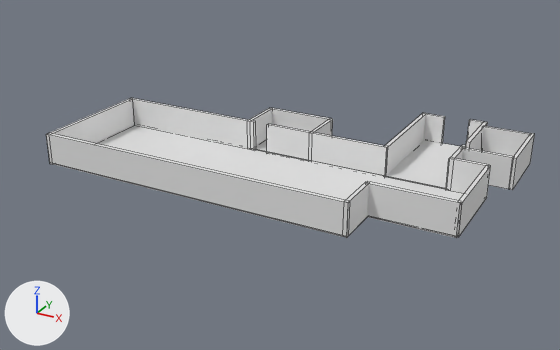
An edit to the Blender file assets/3D/blend/plattegrond.blend, drawn before and after from the same camera.
The view is the same before and after, from a 50 mm lens placed at (38.7, -77.1, 38.4), pointed at (-4.4, 1.3, -0.8). Lighting does not change. The marker at lower left points along +X, +Y and +Z. Mesh edges are drawn as thin lines.

The scene before the commit, as lines of its bpy script (objects in view):
```python
me_cube_007 = bpy.data.meshes.new('Cube.007')
me_cube_007.from_pydata(...)  # a box spanning x -119.8..-52.1, y 16.1..16.3, z -1.0..1.0
me_cube_007.materials.append(mat_material_004)  # white #e7e7e7
# before: 0 (-119.8, 16.3, -1.0) at pixel (49, 163), 2 (-119.8, 16.3, 1.0) at pixel (46, 134), 3 (-119.8, 16.1, -1.0) at pixel (52, 164), 5 (-119.8, 16.1, 1.0) at pixel (49, 134)
me_cube_008 = bpy.data.meshes.new('Cube.008')
me_cube_008.from_pydata(...)  # a box spanning x -119.83..-117.78, y 2.87..16.28, z -0.99..1.01
me_cube_008.materials.append(mat_material_004)  # white #e7e7e7
me_cube_011 = bpy.data.meshes.new('Cube.011')
me_cube_011.from_pydata(...)  # a box spanning x -97.85..-95.85, y -0.38..2.98, z -0.97..1.03
me_cube_011.materials.append(mat_material_004)  # white #e7e7e7
me_cube_012 = bpy.data.meshes.new('Cube.012')
me_cube_012.from_pydata(...)  # a box spanning x -119.5..-96.5, y 2.9..3.0, z -1.0..1.0
me_cube_012.materials.append(mat_material_004)  # white #e7e7e7
# before: 0 (-119.5, 3.0, -1.0) at pixel (342, 235), 2 (-119.5, 3.0, 1.0) at pixel (344, 201), 3 (-119.5, 2.9, -1.0) at pixel (347, 237), 5 (-119.5, 2.9, 1.0) at pixel (348, 202)
ob_cube_007 = bpy.data.objects.new('Cube.007', me_cube_007)
ob_cube_007.location = (19.2, 18.23, 1.86)
ob_cube_007.rotation_euler = (0.0, 0.0, 1.571)  # degrees (0, 0, 90)
ob_cube_007.scale = (0.245, 3.09, 2.0)
ob_cube_008 = bpy.data.objects.new('Cube.008', me_cube_008)
ob_cube_008.location = (19.2, 18.23, 1.86)
ob_cube_008.rotation_euler = (0.0, 0.0, 1.571)  # degrees (0, 0, 90)
ob_cube_008.scale = (0.245, 3.09, 2.0)
ob_cube_011 = bpy.data.objects.new('Cube.011', me_cube_011)
ob_cube_011.location = (19.2, 18.23, 1.86)
ob_cube_011.rotation_euler = (0.0, 0.0, 1.571)  # degrees (0, 0, 90)
ob_cube_011.scale = (0.245, 3.09, 2.0)
ob_cube_012 = bpy.data.objects.new('Cube.012', me_cube_012)
ob_cube_012.location = (19.2, 18.23, 1.86)
ob_cube_012.rotation_euler = (0.0, 0.0, 1.571)  # degrees (0, 0, 90)
ob_cube_012.scale = (0.245, 3.09, 2.0)
# also in view: 'Cube.015' at (-6.9, 11.3, 1.8); 'Cube.013' at (-20.8, 5.5, 1.9); 'Cube.024' at (9.1, 19.7, 1.7); 'Cube.002' at (-5.2, 0.0, 0.0); 'Cube.019' at (19.2, 18.2, 1.9)
```
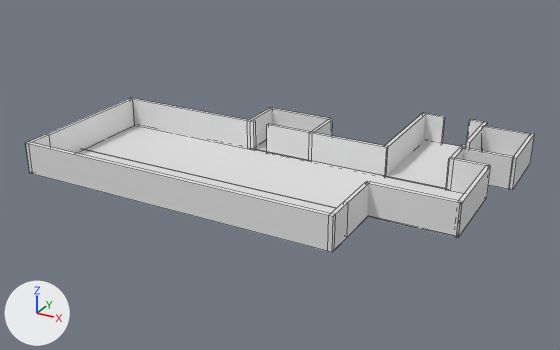
Pixel boxes [x1, y1, x2, y2] of what changed, in the pictures (560 x 350 px):
'Cube.008', moved
    before: [48, 133, 350, 238]
    after: [26, 142, 335, 252]
'Cube.007', reshaped
    before: [46, 98, 134, 164]
    after: [29, 98, 134, 153]
'Cube.012', reshaped (58% wider, 28% taller)
    before: [344, 182, 369, 234]
    after: [329, 182, 369, 249]
part 1 of me_cube_007, built on
    before: [46, 134, 53, 164]
    after: [29, 134, 50, 147]
part 2 of me_cube_012, built on
    after: [329, 201, 348, 249]
'Cube.003', unchanged, uncovered by the edit
    before: [347, 216, 368, 237]
    after: [75, 149, 368, 250]

What changed in the scene script:
```text
Change me_cube_007:
    where me_cube_007.from_pydata(...)  # 8 vertices, 6 faces; spans x -119.8..-52.1, y 16.1..16.3, z -1.0..1.0
    used by ob_cube_007; location = (19.2, 18.23, 1.86); rotation_euler = (0.0, 0.0, 1.571), in degrees (0, 0, 90); scale = (0.245, 3.09, 2.0)
    verts and faces of me_cube_007; kept vertices keep their numbers, new ones are numbered from 8
    me_cube_007 part 1
    add delete_faces([(0, 3, 5, 2)])
    add for new, old in zip([*range(8, 12)], [0, 2, 3, 5]): verts[new] = verts[old] + (-14.2, 0.0, 0.0)
    add faces += [(3, 5, 11, 10), (8, 10, 11, 9), (0, 3, 10, 8), (0, 8, 9, 2), (2, 9, 11, 5)]
Change me_cube_012:
    where me_cube_012.from_pydata(...)  # 8 vertices, 6 faces; spans x -119.5..-96.5, y 2.9..3.0, z -1.0..1.0
    used by ob_cube_012; location = (19.2, 18.23, 1.86); rotation_euler = (0.0, 0.0, 1.571), in degrees (0, 0, 90); scale = (0.245, 3.09, 2.0)
    verts and faces of me_cube_012; kept vertices keep their numbers, new ones are numbered from 8
    me_cube_012 part 2
    add delete_faces([(0, 3, 5, 2)])
    add for new, old in zip([*range(8, 12)], [0, 2, 3, 5]): verts[new] = verts[old] + (-14.6, 0.0, 0.0)
    add faces += [(0, 8, 9, 2), (8, 10, 11, 9), (2, 9, 11, 5), (3, 5, 11, 10), (0, 3, 10, 8)]
Change ob_cube_008:
    ob_cube_008.location: (19.2, 18.23, 1.86) -> (19.2, 14.7, 1.86)
```
